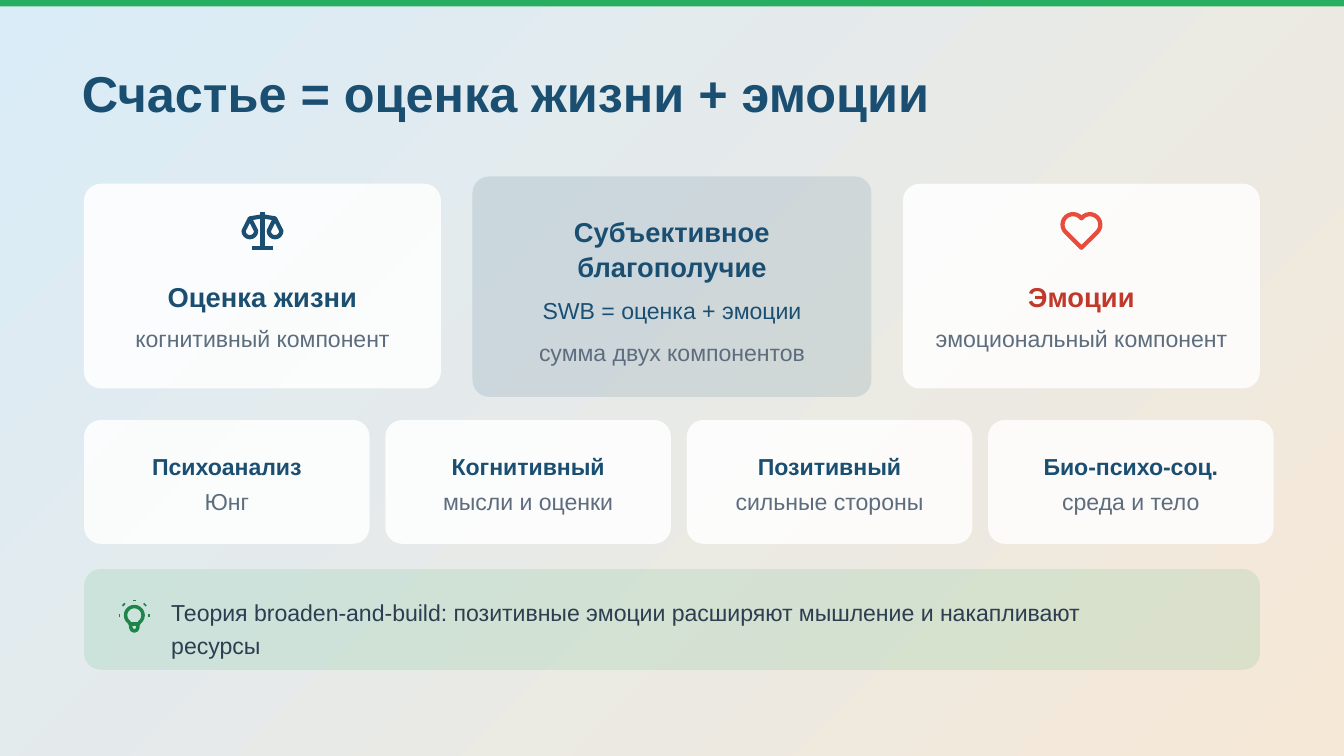
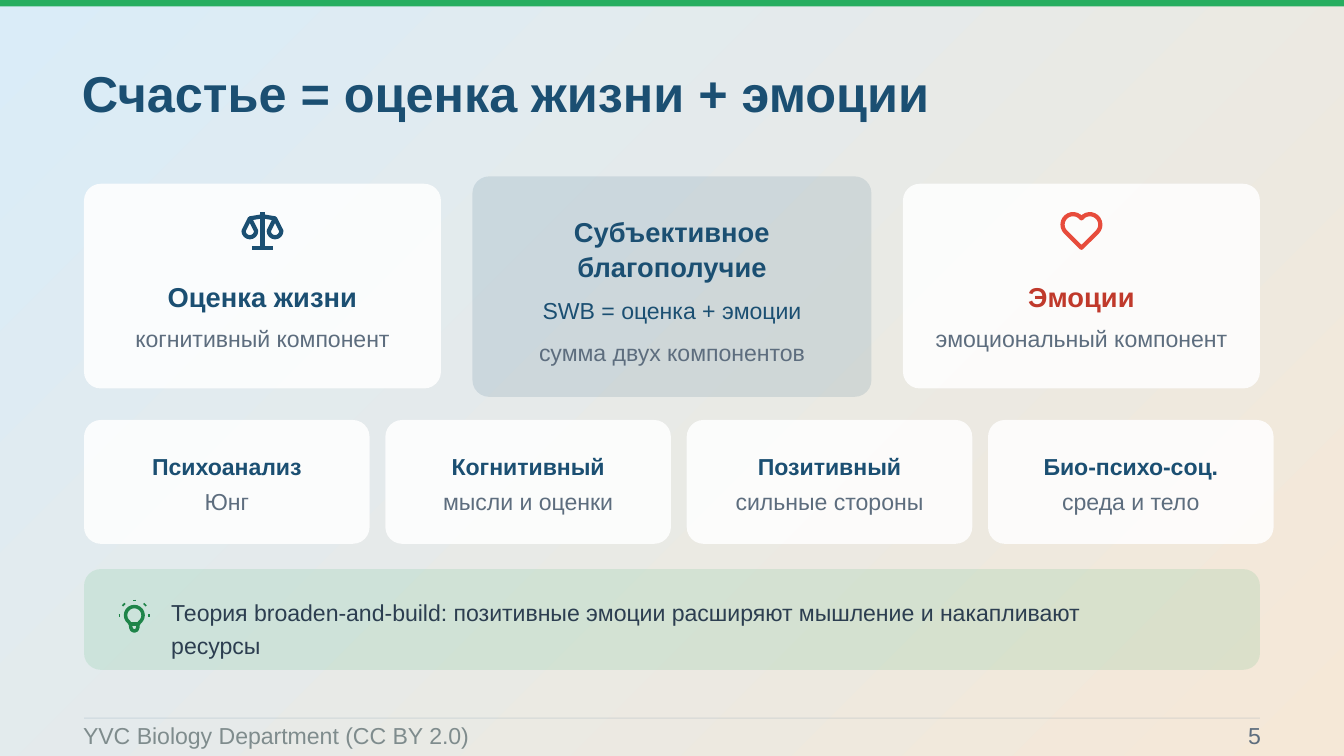
Before and after one commit to Pavel1778/Presentation-happy, a slide deck: slide 5 of .agents/projects/happiness_concept_ppt169_20261007/exports/happiness_concept_v5.pptx. Drawn at 1344x756 pixels with LibreOffice and Linux fonts; fonts in the diff are those of the drawing; background and template pictures are left out. Boxes give left, top, right and bottom in pixels: in the first picture for what was removed or moved away, otherwise in the second. Text is boxed around its words. In the diff, an @@ line names an element or a change of style, - is before the commit and + after.

```diff
--- a/.agents/projects/happiness_concept_ppt169_20261007/exports/happiness_concept_v5.pptx
+++ b/.agents/projects/happiness_concept_ppt169_20261007/exports/happiness_concept_v5.pptx
@@ freeform shape added at (x1=84, y1=718, x2=1260, y2=719), outline #1F4E79 0.75 pt @@
@@ text added at (x1=83, y1=727, x2=469, y2=749), 16.5 pt, text #7F8C8D @@
+YVC Biology Department (CC BY 2.0)
@@ text added at (x1=1248, y1=728, x2=1261, y2=744), 16.5 pt, text #5D6D7E @@
+5
```
Also in this commit, not shown: 14 other slides changed, 37 other files.
